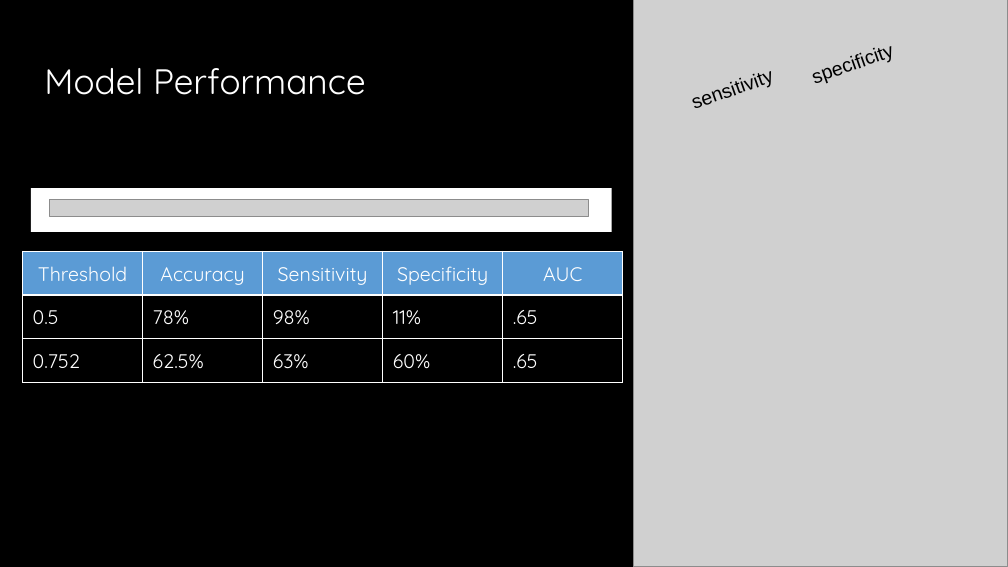
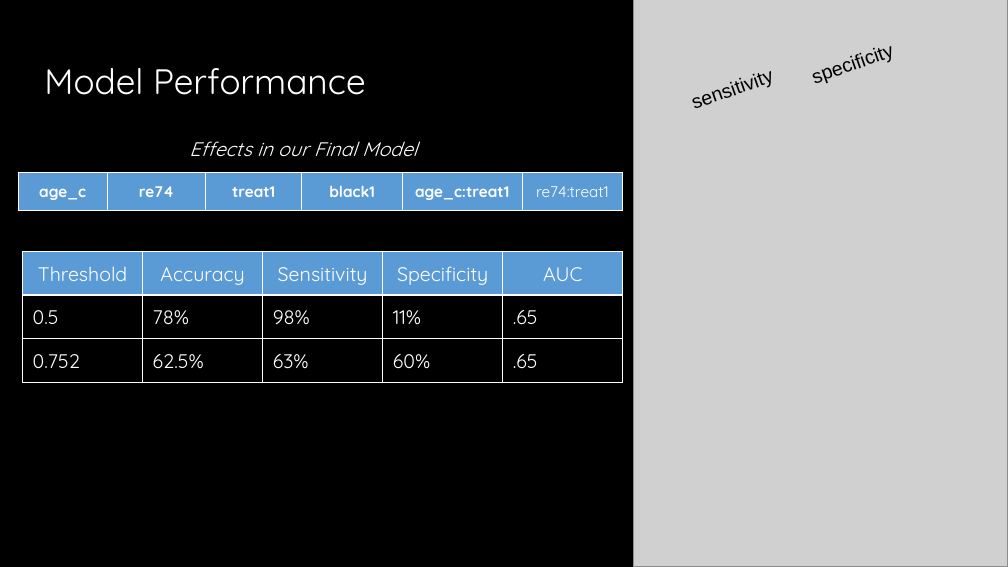
Before and after one commit to IDS-702-F21/team-project-1-effects-of-job-training-on-wages-go-blue, a slide deck: slide 7 of Presentation/Question 2 Presentation.pptx. Drawn at 1008x567 pixels with LibreOffice and Linux fonts; fonts in the diff are those of the drawing; grey boxes stand for pictures. Boxes give left, top, right and bottom in pixels: in the first picture for what was removed or moved away, otherwise in the second. Text is boxed around its words. In the diff, an @@ line names an element or a change of style, - is before the commit and + after.

```diff
--- a/Presentation/Question 2 Presentation.pptx
+++ b/Presentation/Question 2 Presentation.pptx
@@ text added at [189,141,417,156], 14 pt, text #FFFFFF, italic @@
+Effects in our Final Model
@@ table added at [18,172,624,211], 1 rows, 6 columns @@
+age_c | re74 | treat1 | black1 | age_c:treat1 | re74:treat1
@@ rectangle removed at [31,188,612,232] @@
@@ picture removed at [49,200,589,217] @@
```
Also in this commit, not shown: 2 other slides changed.
